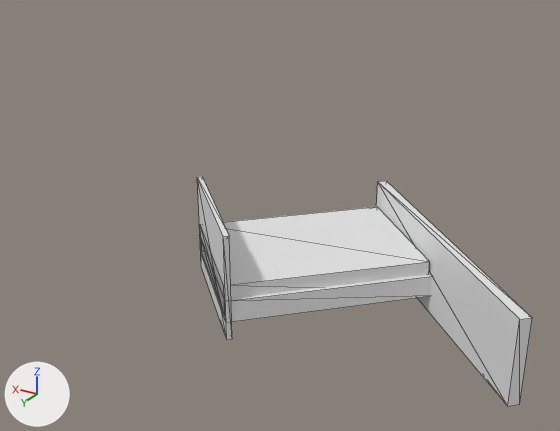
An edit to the glTF model dataset/unit_augment/mesh_05.glb, drawn before and after from the same camera.
Before and after are seen from a 50 mm lens placed at (-0.524, 1.0, 0.758), pointed at (0.327, -0.418, 0.049). Arrows for +X, +Y and +Z are at lower left; the lights stay in place. Mesh edges are drawn as thin lines. Where no turn or scale is listed for an object, it has been applied to the vertices.

In view in the first picture: 'geometry_0'.
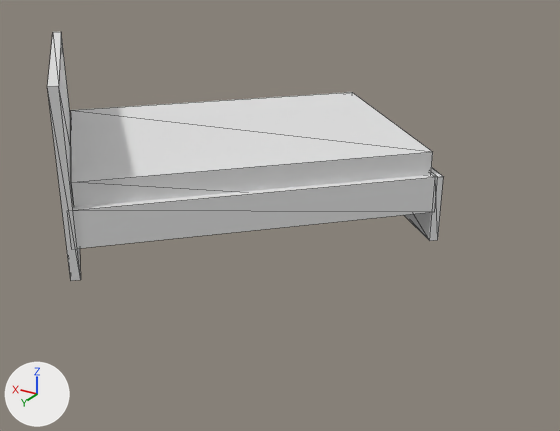
Changed parts and their boxes [x1, y1, x2, y2] in the pictures (560 x 431 px; the box of a moved part takes in the faces that stretch with it):
'geometry_0', reshaped (18% wider, 9% taller): before [197, 177, 532, 406]; after [47, 32, 444, 281]
part 1 of me_geometry_0, moved or reshaped: before [376, 181, 532, 406]; after [47, 32, 81, 281]
part 2 of me_geometry_0, moved or reshaped: before [197, 177, 232, 340]; after [404, 168, 444, 241]
part 3 of me_geometry_0, moved or reshaped: before [200, 237, 432, 322]; after [73, 175, 435, 248]
part 4 of me_geometry_0, moved or reshaped: before [200, 207, 430, 312]; after [71, 92, 433, 207]

The change, as a list of edits to the scene's bpy script:
```text
Change me_geometry_0:
    where me_geometry_0.from_pydata(...)  # 32 vertices, 48 faces; spans x -0.328..0.386, y -0.486..0.02, z 0.0..0.205
    used by ob_geometry_0; location = (0.0, 0.0, 0.0)
    me_geometry_0 part 1: the loose piece of 8 vertices spanning x -0.328..0.11, y -0.486..-0.048, z 0.0..0.157 is scaled about its middle by (0.989, 0.989, 2.59), then moved by (0.892, 0.051, 0.126)
    me_geometry_0 part 2: the loose piece of 8 vertices spanning x 0.169..0.386, y -0.198..0.02, z 0.0..0.205 is scaled about its middle by (1.99, 1.99, 0.759), then moved by (-0.061, -0.695, -0.025)
    me_geometry_0 part 3: the loose piece of 8 vertices spanning x -0.107..0.386, y -0.474..0.019, z 0.035..0.078 is scaled about its middle by 1.99, then moved by (0.362, -0.271, 0.056)
    me_geometry_0 part 4: the loose piece of 8 vertices spanning x -0.093..0.378, y -0.459..0.013, z 0.043..0.105 is scaled about its middle by 1.99, then moved by (0.355, -0.276, 0.073)
```
